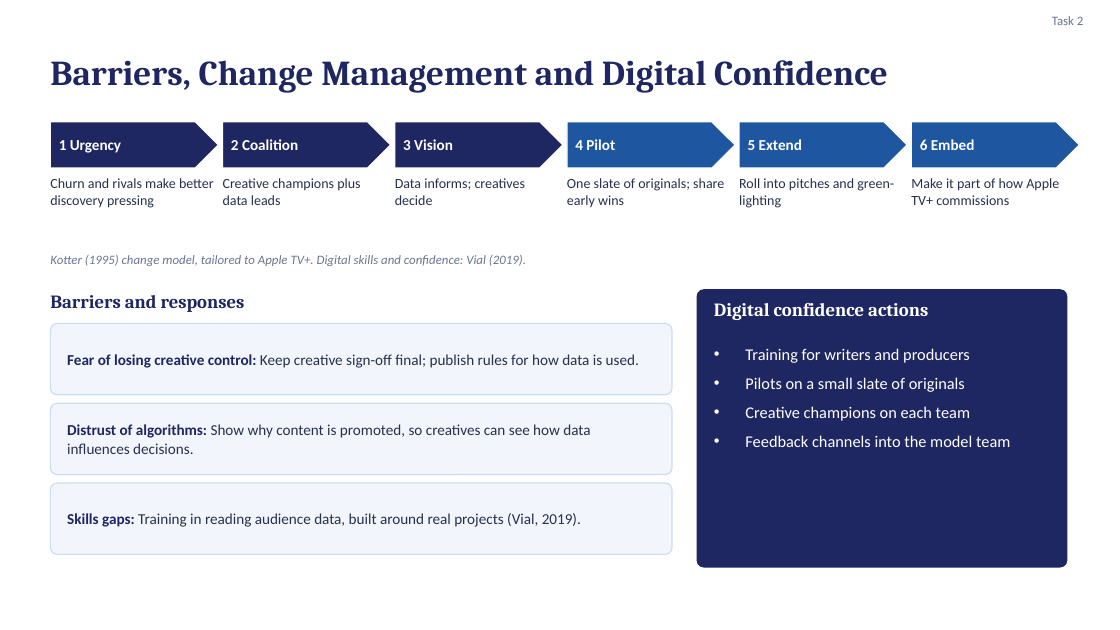
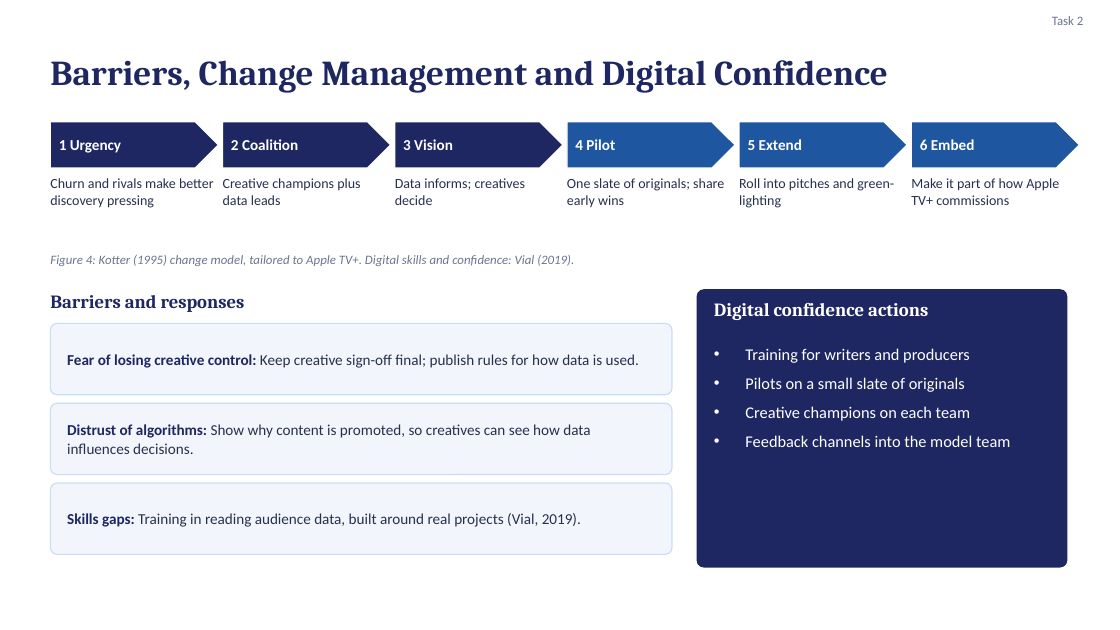
Before and after one commit to karanrg22-svg/skill, a slide deck: slide 7 of Earning-the-Signal_revised.pptx. Drawn at 1120x630 pixels with LibreOffice and Linux fonts; fonts in the diff are those of the drawing. Boxes give left, top, right and bottom in pixels: in the first picture for what was removed or moved away, otherwise in the second. Text is boxed around its words. In the diff, an @@ line names an element or a change of style, - is before the commit and + after.

```diff
--- a/Earning-the-Signal_revised.pptx
+++ b/Earning-the-Signal_revised.pptx
@@ text at box(50, 255, 574, 266): text changed @@
-Kotter (1995) change model, tailored to Apple TV+. Digital skills and confidence: Vial (2019).
+Figure 4: Kotter (1995) change model, tailored to Apple TV+. Digital skills and confidence: Vial (2019).
```
Also in this commit, not shown: 7 other slides changed.
